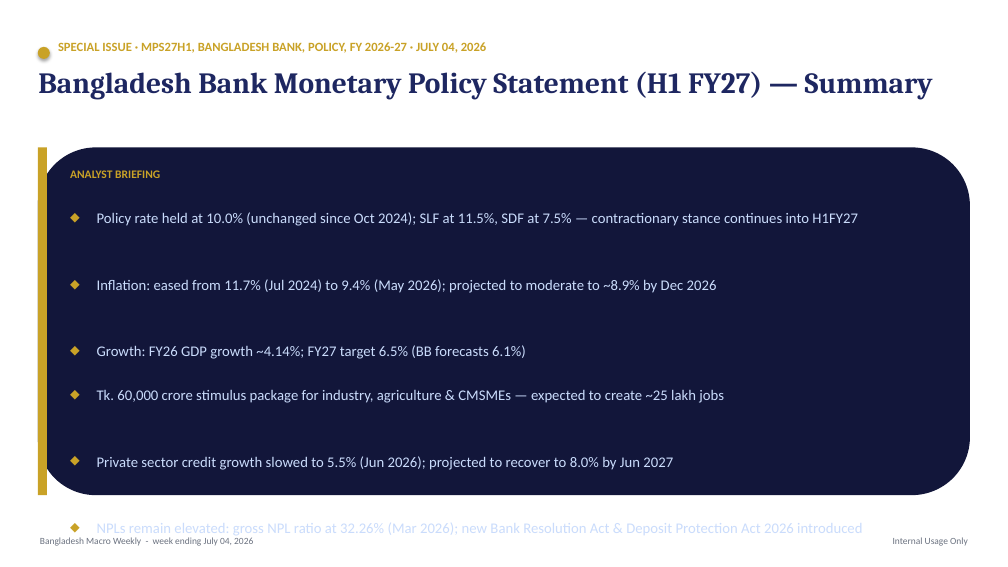
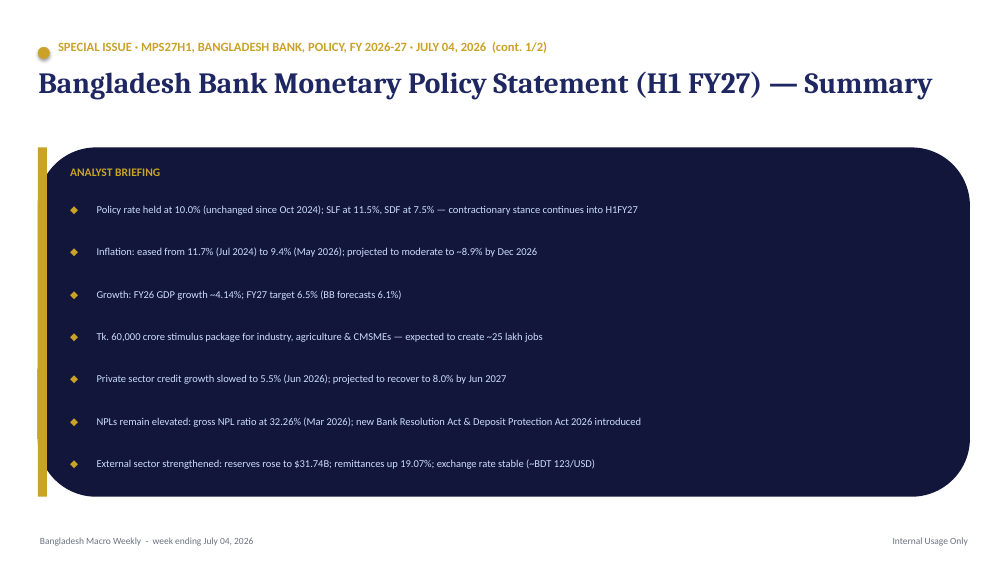
Before and after one commit to s4smily/desi-macro, a slide deck: slide 11 of DCM_Weekly_July_04_2026.pptx. Drawn at 1008x567 pixels with LibreOffice and Linux fonts; fonts in the diff are those of the drawing. Boxes give left, top, right and bottom in pixels: in the first picture for what was removed or moved away, otherwise in the second. Text is boxed around its words. In the diff, an @@ line names an element or a change of style, - is before the commit and + after.

```diff
--- a/DCM_Weekly_July_04_2026.pptx
+++ b/DCM_Weekly_July_04_2026.pptx
@@ text at (58,42,547,53): text changed @@
-SPECIAL ISSUE · MPS27H1, BANGLADESH BANK, POLICY, FY 2026-27 · JULY 04, 2026
+SPECIAL ISSUE · MPS27H1, BANGLADESH BANK, POLICY, FY 2026-27 · JULY 04, 2026 (cont. 1/2)
@@ text added at (68,244,91,274), 10 pt, text #C9A227 @@
+◆
@@ text "Inflation: eased from 11.7% (Jul ...": place and size @@
-text "Inflation: eased from 11.7% (Jul ..." at (97,279,717,293)
+text "Inflation: eased from 11.7% (Jul ..." at (97,247,537,257)
@@ text "◆": place and size @@
-text "◆" at (68,274,91,305)
+text "◆" at (68,287,91,317)
@@ text "Growth: FY26 GDP growth ~4.14%; ...": place and size @@
-text "Growth: FY26 GDP growth ~4.14%; ..." at (97,345,526,359)
+text "Growth: FY26 GDP growth ~4.14%; ..." at (97,290,402,300)
@@ text "◆": place and size @@
-text "◆" at (68,341,91,371)
+text "◆" at (68,329,91,359)
@@ text "Tk. 60,000 crore stimulus package ...": place and size @@
-text "Tk. 60,000 crore stimulus package ..." at (97,390,724,403)
+text "Tk. 60,000 crore stimulus package ..." at (97,332,543,342)
@@ text "◆": place and size @@
-text "◆" at (68,385,91,415)
+text "◆" at (68,371,91,402)
@@ text "Private sector credit growth slowed ...": place and size @@
-text "Private sector credit growth slowed ..." at (97,456,673,470)
+text "Private sector credit growth slowed ..." at (97,374,506,384)
@@ size 12 to 10 pt in 6 elements at (68,456,91,486), (68,202,91,232), (68,287,91,317), (68,329,91,359), (68,371,91,402), (68,414,91,444) @@
@@ text "◆": place and size @@
-text "◆" at (68,518,91,548)
+text "◆" at (68,414,91,444)
@@ size 14 to 10 pt in 6 elements at (97,205,638,215), (97,247,537,257), (97,290,402,300), (97,332,543,342), (97,374,506,384), (97,417,641,427) @@
@@ text "NPLs remain elevated: gross NPL ...": place and size @@
-text "NPLs remain elevated: gross NPL ..." at (97,523,862,538)
+text "NPLs remain elevated: gross NPL ..." at (97,417,641,427)
@@ text added at (97,459,595,469), 10 pt, text #CADCFC @@
+External sector strengthened: reserves rose to $31.74B; remittances up 19.07%; exchange rate stable (~BDT 123/USD)
```
Also in this commit, not shown: 1 other slide changed, 1 slide added, 11 other files.
